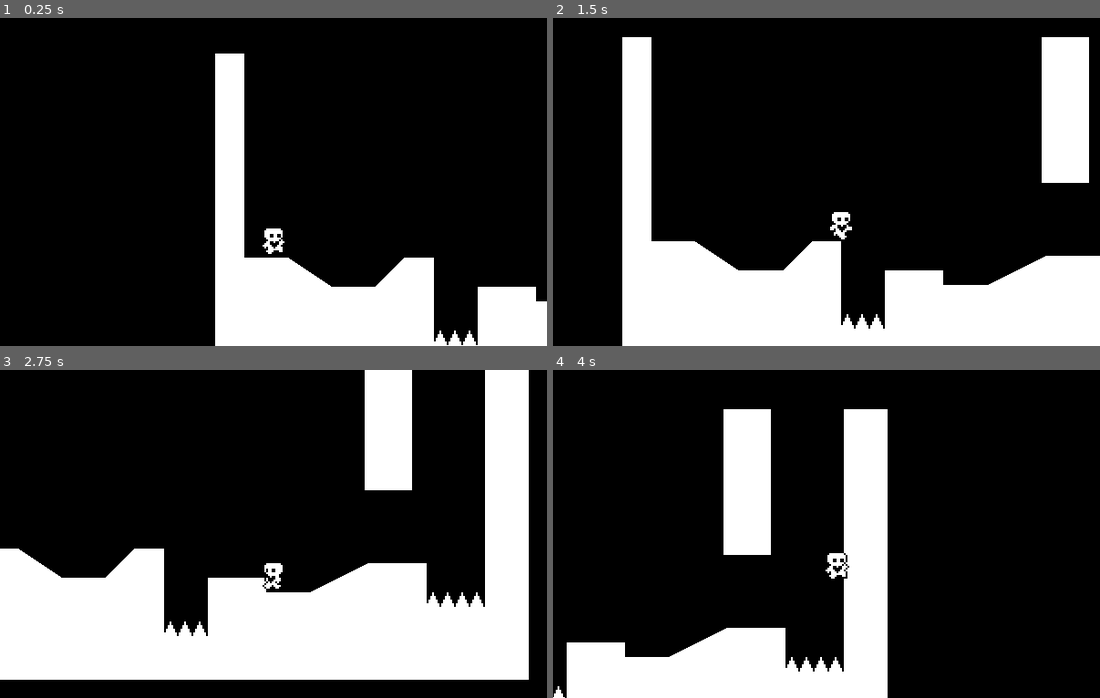
Above: before the commit, frames 1-4 (two rows, left to right).
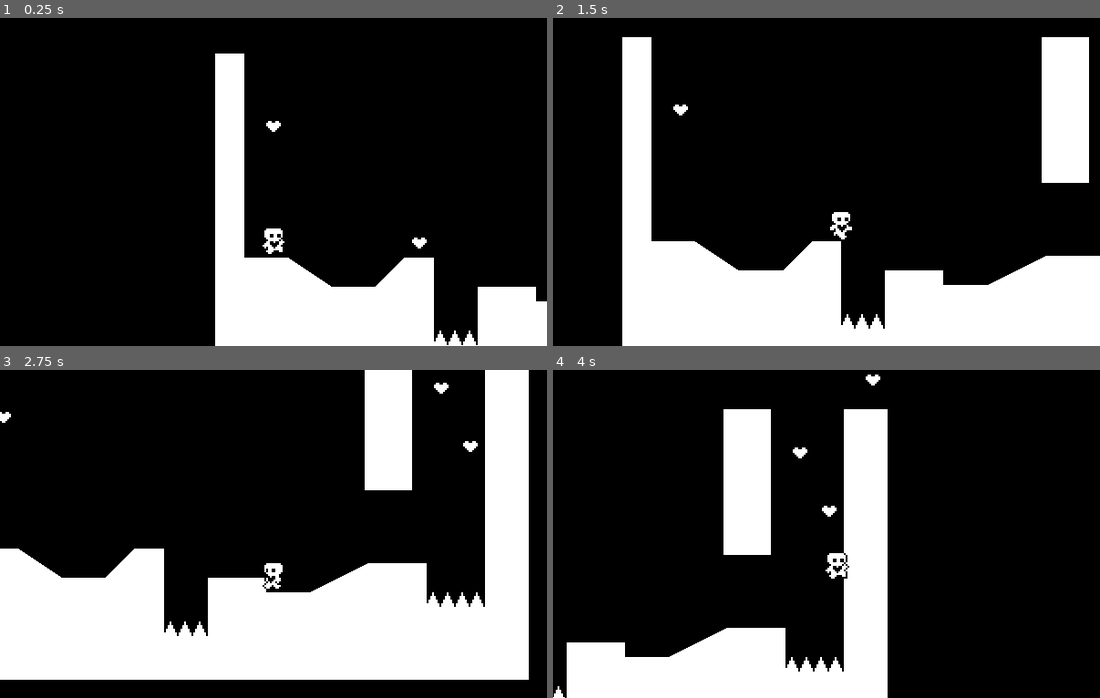
Above: after the commit, the same moments.

Repository: bbazziS2/Godot4Tuto
Game: Godot game, scene res://world.tscn
Two runs of this game, one before a commit and one after it. Both use one fixed random seed, a clock stepped at 60 frames per second and the inputs below.
Inputs:
- Up to frame 1 (0.25 s): no input
- Up to frame 2 (1.5 s): hold Right (ui_right) from 0.53 s (still down); tap Up (ui_up) at 0.77 s
- Up to frame 3 (2.75 s): tap Up (ui_up) at 1.52 s; release Right (ui_right) at 2.03 s; hold Left (ui_left) from 2.03 s (still down)
- Up to frame 4 (4 s): release Left (ui_left) at 2.78 s; hold Right (ui_right) from 2.78 s (still down); tap Up (ui_up) at 3.02, 3.77 s

The runs differ from the first frame. In frame 1, 0.1% of the frame differs, in the area x 48-78%, y 31-71%; in frame 2, less than 0.1%; in frame 3, 0.2%; in frame 4, 0.2%, in the area x 43-60%, y 1-45%.

Commit message:
Heart Platformer P6 - Collectables + Level Completed

Diff:
--- /dev/null
+++ b/Godot4/Events.gd
@@ -0,0 +1,3 @@
+extends Node
+
+signal level_completed
--- /dev/null
+++ b/Godot4/heart.gd
@@ -0,0 +1,7 @@
+extends Area2D
+
+func _on_body_entered(body):
+	queue_free()
+	var hearts = get_tree().get_nodes_in_group("Hearts")
+	if hearts.size() == 1:
+		Events.level_completed.emit()
--- /dev/null
+++ b/Godot4/heart.tscn
@@ -0,0 +1,21 @@
+[gd_scene load_steps=4 format=3 uid="uid://cesfwa0q0ajvf"]
+
+[ext_resource type="Texture2D" uid="uid://cy3vhqhy43ql6" path="res://heart.png" id="1_k0b2k"]
+[ext_resource type="Script" path="res://heart.gd" id="1_ngrsv"]
+
+[sub_resource type="CircleShape2D" id="CircleShape2D_pff62"]
+radius = 8.0
+
+[node name="Heart" type="Area2D" groups=["Hearts"]]
+collision_layer = 0
+collision_mask = 2
+script = ExtResource("1_ngrsv")
+
+[node name="Sprite2D" type="Sprite2D" parent="."]
+texture = ExtResource("1_k0b2k")
+
+[node name="CollisionShape2D" type="CollisionShape2D" parent="."]
+scale = Vector2(0.7, 0.7)
+shape = SubResource("CircleShape2D_pff62")
+
+[connection signal="body_entered" from="." to="." method="_on_body_entered"]
--- /dev/null
+++ b/Godot4/level_completed.tscn
@@ -0,0 +1,21 @@
+[gd_scene format=3 uid="uid://bwx56uef8ec82"]
+
+[node name="LevelCompleted" type="ColorRect"]
+anchors_preset = 15
+anchor_right = 1.0
+anchor_bottom = 1.0
+grow_horizontal = 2
+grow_vertical = 2
+color = Color(0, 0, 0, 0.207843)
+
+[node name="CenterContainer" type="CenterContainer" parent="."]
+layout_mode = 1
+anchors_preset = 15
+anchor_right = 1.0
+anchor_bottom = 1.0
+grow_horizontal = 2
+grow_vertical = 2
+
+[node name="Label" type="Label" parent="CenterContainer"]
+layout_mode = 2
+text = "Level Completed!"
--- a/Godot4/project.godot
+++ b/Godot4/project.godot
@@ -14,6 +14,10 @@
 run/main_scene="res://world.tscn"
 config/features=PackedStringArray("4.2", "GL Compatibility")
 config/icon="res://icon.svg"
+
+[autoload]
+
+Events="*res://Events.gd"
 
 [display]
 
--- a/Godot4/world.gd
+++ b/Godot4/world.gd
@@ -2,8 +2,13 @@
 
 @onready var collision_polygon_2d = $StaticBody2D/CollisionPolygon2D
 @onready var polygon_2d = $StaticBody2D/CollisionPolygon2D/Polygon2D
-
+@onready var level_completed = $CanvasLayer/LevelCompleted
 
 func _ready():
 	RenderingServer.set_default_clear_color(Color.BLACK)
 	polygon_2d.polygon = collision_polygon_2d.polygon
+	Events.level_completed.connect(show_level_completed)
+
+func show_level_completed():
+	level_completed.show()
+	get_tree().paused = true
--- a/Godot4/world.tscn
+++ b/Godot4/world.tscn
@@ -1,8 +1,10 @@
-[gd_scene load_steps=5 format=3 uid="uid://djo2lwh8ynr3p"]
+[gd_scene load_steps=7 format=3 uid="uid://djo2lwh8ynr3p"]
 
 [ext_resource type="Script" path="res://world.gd" id="1_2d3s1"]
 [ext_resource type="PackedScene" uid="uid://bolpvq23xl3xy" path="res://player.tscn" id="1_whf6g"]
 [ext_resource type="PackedScene" uid="uid://butbhbd8f4b6p" path="res://spikes.tscn" id="3_leqdp"]
+[ext_resource type="PackedScene" uid="uid://cesfwa0q0ajvf" path="res://heart.tscn" id="4_atgvq"]
+[ext_resource type="PackedScene" uid="uid://bwx56uef8ec82" path="res://level_completed.tscn" id="5_1st35"]
 
 [sub_resource type="RectangleShape2D" id="RectangleShape2D_n1pj0"]
 size = Vector2(26, 80)
@@ -44,3 +46,23 @@
 
 [node name="Spikes4" parent="." instance=ExtResource("3_leqdp")]
 position = Vector2(280, 144)
+
+[node name="Heart" parent="." instance=ExtResource("4_atgvq")]
+position = Vector2(112, 104)
+
+[node name="Heart5" parent="." instance=ExtResource("4_atgvq")]
+position = Vector2(32, 40)
+
+[node name="Heart2" parent="." instance=ExtResource("4_atgvq")]
+position = Vector2(288, 56)
+
+[node name="Heart3" parent="." instance=ExtResource("4_atgvq")]
+position = Vector2(272, 24)
+
+[node name="Heart4" parent="." instance=ExtResource("4_atgvq")]
+position = Vector2(312, -16)
+
+[node name="CanvasLayer" type="CanvasLayer" parent="."]
+
+[node name="LevelCompleted" parent="CanvasLayer" instance=ExtResource("5_1st35")]
+visible = false
Binary file added: Godot4/heart.png
Not shown, added: Godot4/heart.png.import
